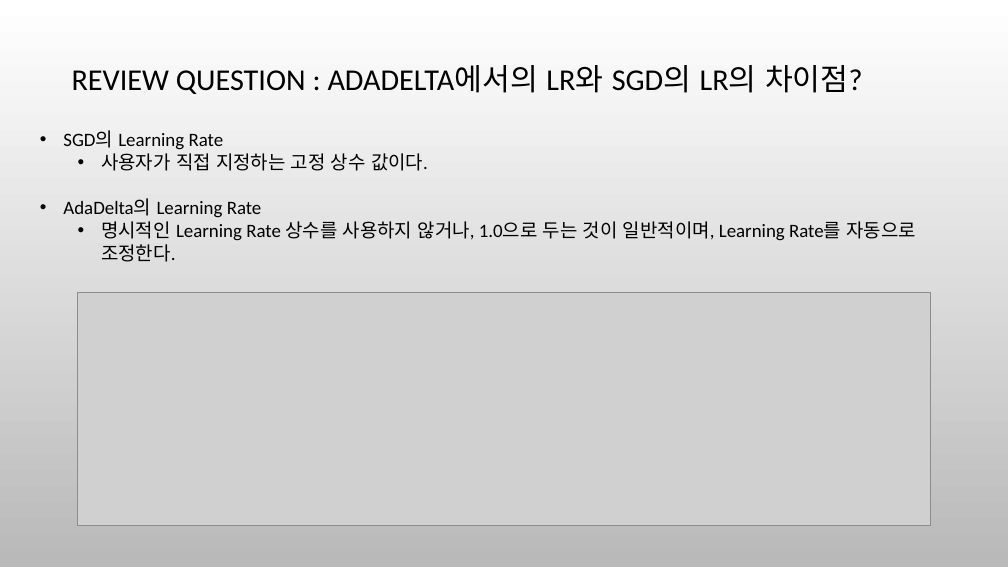
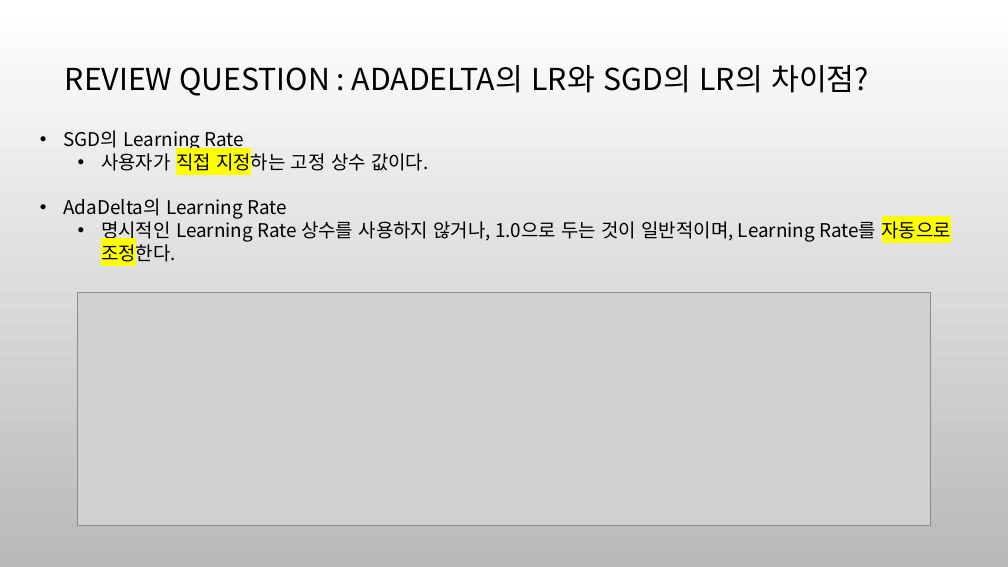
Before and after one commit to ha-taeyeong/University, a slide deck: slide 10 of tensor/발표자료.pptx. Drawn at 1008x567 pixels with LibreOffice and Linux fonts; fonts in the diff are those of the drawing; grey boxes stand for pictures; background and template pictures are left out. Boxes give left, top, right and bottom in pixels: in the first picture for what was removed or moved away, otherwise in the second. Text is boxed around its words. In the diff, an @@ line names an element or a change of style, - is before the commit and + after.

```diff
--- a/tensor/발표자료.pptx
+++ b/tensor/발표자료.pptx
@@ title at bbox=[65, 65, 869, 96]: text changed; font Calibri to Noto Sans CJK KR @@
-REVIEW QUESTION : ADADELTA에서의 LR와 SGD의 LR의 차이점?
+REVIEW QUESTION : ADADELTA의 LR와 SGD의 LR의 차이점?
@@ text "SGD의 Learning Rate" at bbox=[63, 130, 952, 265]: font Calibri to Noto Sans CJK KR; highlight none to #FFFF00 in "직접 지정하는", "자동으로 조정한다." @@
```
Also in this commit, not shown: 21 other slides changed, 5 other files.
